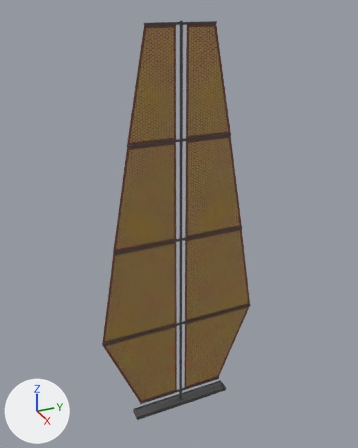
Before and after pictures for a commit that changed the glTF model app/public/img/3d/radiator/scene.gltf.
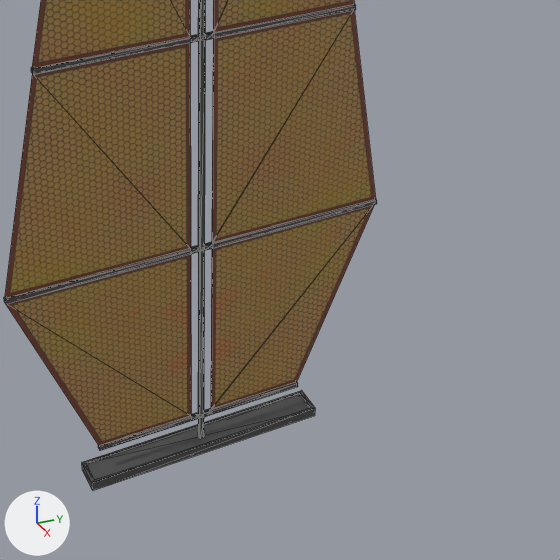
Old and new are each drawn whole from a 50 mm lens placed at (40.0, -18.2, 42.6), pointed at (-1.5, 0.5, 21.9) and again close up on the part from 28% to 90% of the width and 50% to 100% of the height. Lighting does not change. The marker at lower left points along +X, +Y and +Z. The close-ups show mesh edges as thin lines. Vertices at the same position are counted once.

The older version as bpy lines, for what is in view:
```python
me_mesh = bpy.data.meshes.new('mesh')
me_mesh.from_pydata(...)  # 228 vertices, 452 faces; spans x -0.7..0.7, y -8.6..8.6, z 0.0..40.9
me_mesh.materials.append(mat_radiator_material)
ob_radiator = bpy.data.objects.new('radiator', me_mesh)
ob_radiator.location = (0.0, 0.0, 0.0)
```
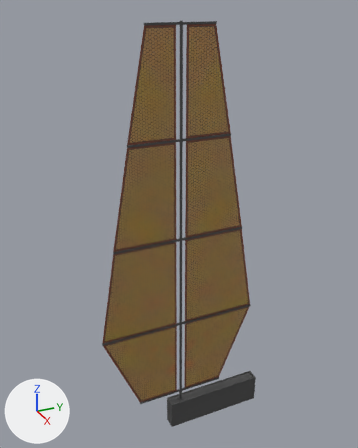
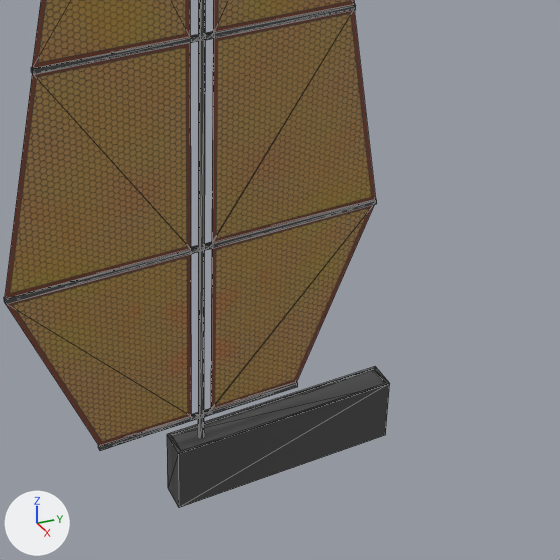
The newer file is also turned or shifted as a whole; pictures and numbers use the older file's frame.

Where the change shows, as pixel boxes [x1, y1, x2, y2] in the close-ups (560 x 560 px; the box of a moved part takes in the faces that stretch with it):
```json
{"object": "radiator", "change": "reshaped", "before": [4, 0, 377, 490], "after": [4, 0, 390, 508]}
{"part": 1, "of": "me_mesh", "change": "moved or reshaped", "before": [87, 394, 309, 479], "after": [172, 370, 384, 451]}
{"part": 2, "of": "me_mesh", "change": "added", "after": [167, 366, 390, 508], "on screen": "black"}
{"part": 3, "of": "me_mesh", "change": "moved or reshaped", "before": [5, 0, 356, 490], "after": [5, 0, 356, 444]}
```

Edits to the scene script, one JSON object a line:
```json
{"block": "me_mesh", "where": "# used by ob_radiator; location = (0.0, 0.0, 0.0)"}
{"op": "remove", "block": "me_mesh", "code": "me_mesh.from_pydata(...)  # 228 vertices, 452 faces; spans x -0.7..0.7, y -8.6..8.6, z 0.0..40.9"}
{"op": "add", "block": "me_mesh", "code": "me_mesh.from_pydata(...)  # 228 vertices, 452 faces; spans x -0.7..0.7, y -8.6..9.8, z -2.8..40.9"}
{"block": "me_mesh", "change": "me_mesh part 1: the loose piece of 4 vertices spanning x -0.6..0.6, y -5.5..5.5, z 0.4 is moved by (0.0, 4.1, 0.0)"}
{"block": "me_mesh", "change": "me_mesh part 2: a new loose piece of 16 vertices spanning x -0.7..0.7, y -1.4..9.8, z -2.8..0.5, in mat_radiator_material"}
{"block": "me_mesh", "change": "me_mesh part 3"}
{"block": "me_mesh", "change": "16 vertices are removed from x -0.7..0.7, y -5.6..5.6, z 0.0..0.5"}
{"block": "me_mesh", "change": "176 faces are deleted"}
{"block": "me_mesh", "change": "150 new faces join them"}
```
